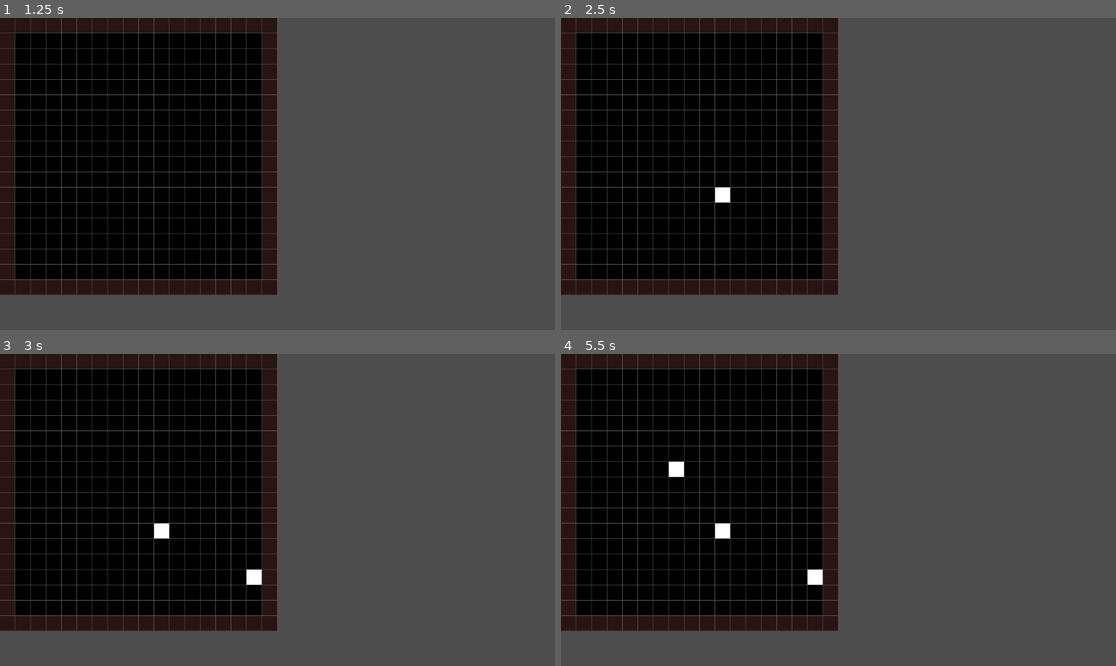
Above: before the commit, frames 1-4 (two rows, left to right).
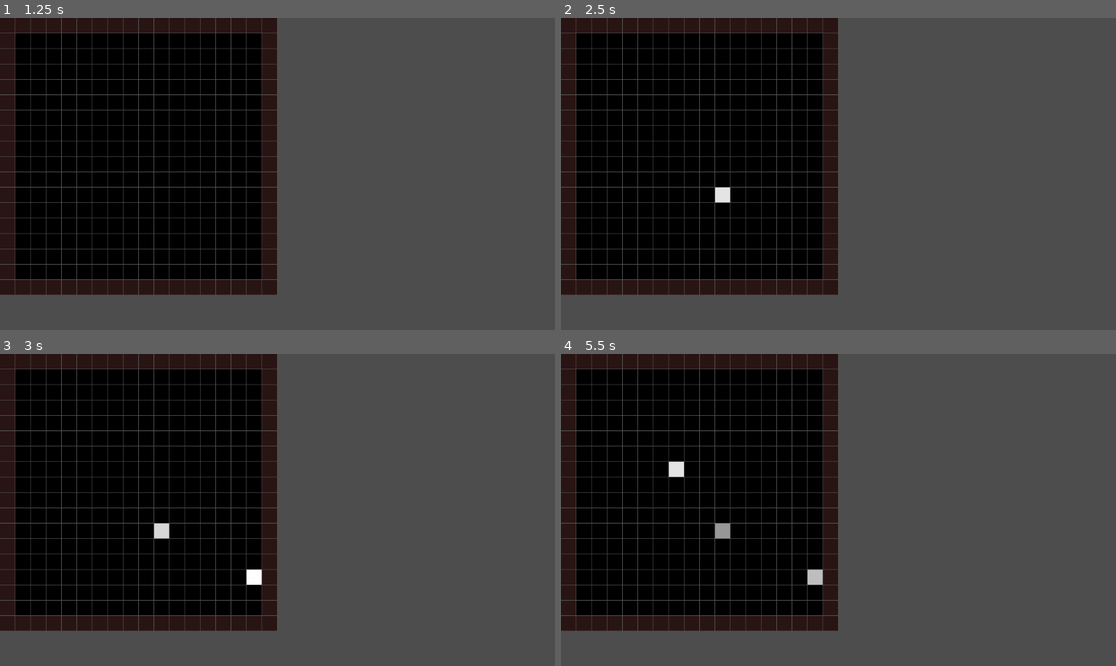
Above: after the commit, the same moments.

Repository: rskupnik/godot-fluid-simulation-demo
Game: Godot game, scene res://root.tscn
Two runs of this game, one before a commit and one after it. Both use one fixed random seed, a clock stepped at 60 frames per second and the inputs below.
Inputs (mouse positions are in pixels of both pictures, inside the frame that each line leads up to):
- Up to frame 1 (1.25 s): tap Enter at 0.5 s; move the mouse to (399, 158) at 0.52 s; click (399, 158) at 0.67 s
- Up to frame 2 (2.5 s): tap Space at 1.25 s; move the mouse to (727, 189) at 1.27 s; click (727, 189) at 1.42 s; tap Enter at 2 s; move the mouse to (894, 105) at 2.02 s; click (894, 105) at 2.17 s
- Up to frame 3 (3 s): tap Space at 2.75 s; move the mouse to (249, 572) at 2.77 s; click (249, 572) at 2.92 s
- Up to frame 4 (5.5 s): tap Enter at 3.5 s; move the mouse to (1005, 556) at 3.52 s; click (1005, 556) at 3.67 s; tap Space at 4.25 s; move the mouse to (672, 463) at 4.27 s; click (672, 463) at 4.42 s; move the mouse to (866, 510) at 5.02 s; click (866, 510) at 5.17 s

Frame 1 is identical in both runs. In frame 2, 0.1% of the frame differs, in the area x 27-31%, y 54-60%; in frame 3, 0.1%; in frame 4, 0.4%, in the area x 19-48%, y 34-74%.

Commit message:
make density slowly fade over time

Diff:
--- a/fluid_grid.gd
+++ b/fluid_grid.gd
@@ -2,6 +2,8 @@
 
 @export var N := 16				# Amount of cells in rows and columns (size of the grid)
 @export var cell_size := 32		# Size of a single cell in pixels
+
+@export var density_fade_rate := 0.1
 
 var size := 0
 
@@ -48,6 +50,15 @@
 func cell_from_mouse(pos: Vector2) -> Vector2i:
 	return Vector2i(floor(pos.x / cell_size), floor(pos.y / cell_size))
 
+# Fade density as the time passes
+func fade_density(delta: float) -> void:
+	for j in range(1, N + 1):
+		for i in range(1, N + 1):
+			var idx := IX(i, j)
+			# We need to multiply the rate of density fade through delta
+			# to make it the same despite the framerate
+			density[idx] = max(0.0, density[idx] - density_fade_rate * delta)
+
 # This is the standard Godot function for processing input
 # We want to detect a mouse click and inject density into the clicked cell
 # Density is represented as a float number and is stored in the "density" array
@@ -61,6 +72,14 @@
 		if i >= 1 and i <= N and j >= 1 and j <= N:
 			density[IX(i, j)] += 1.0	# inject density into the cell
 			queue_redraw()				# tell Godot to redraw the grid
+
+# This is the standard Godot function called every frame
+# It's the heart of our simulation
+# The "delta" variable hold the amount of time that passed since the last frame
+# For now we use it to slowly fade the density
+func _process(delta: float) -> void:
+	fade_density(delta)
+	queue_redraw()
 
 # This is the standard Godot function used for drawing
 # We want to draw a simple grid of (N+2)*(N+2) rectangles of size cell_size
